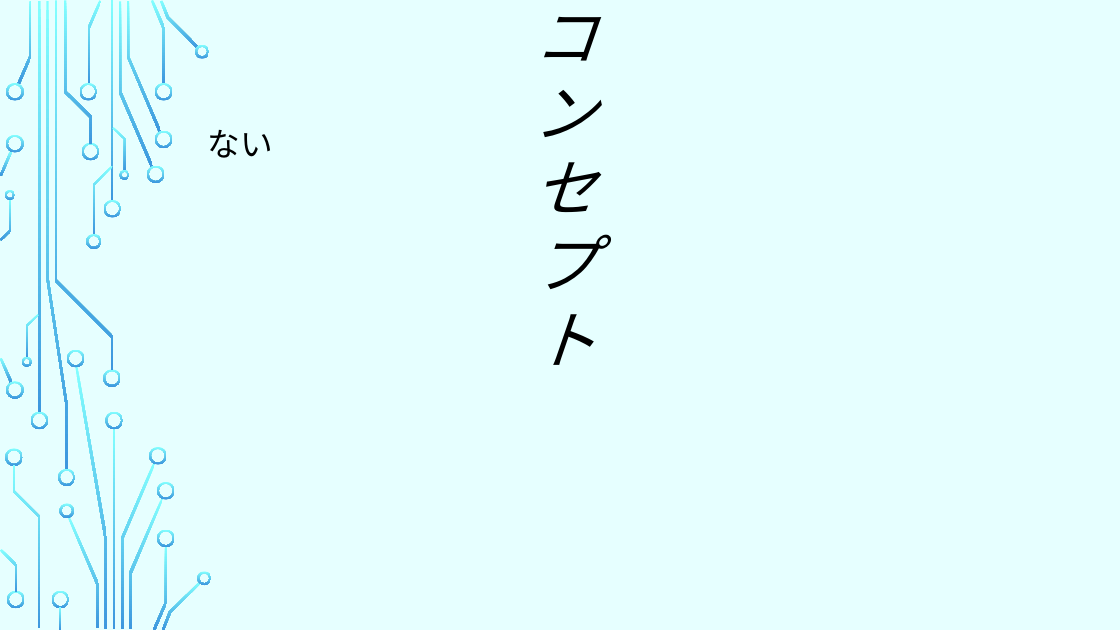
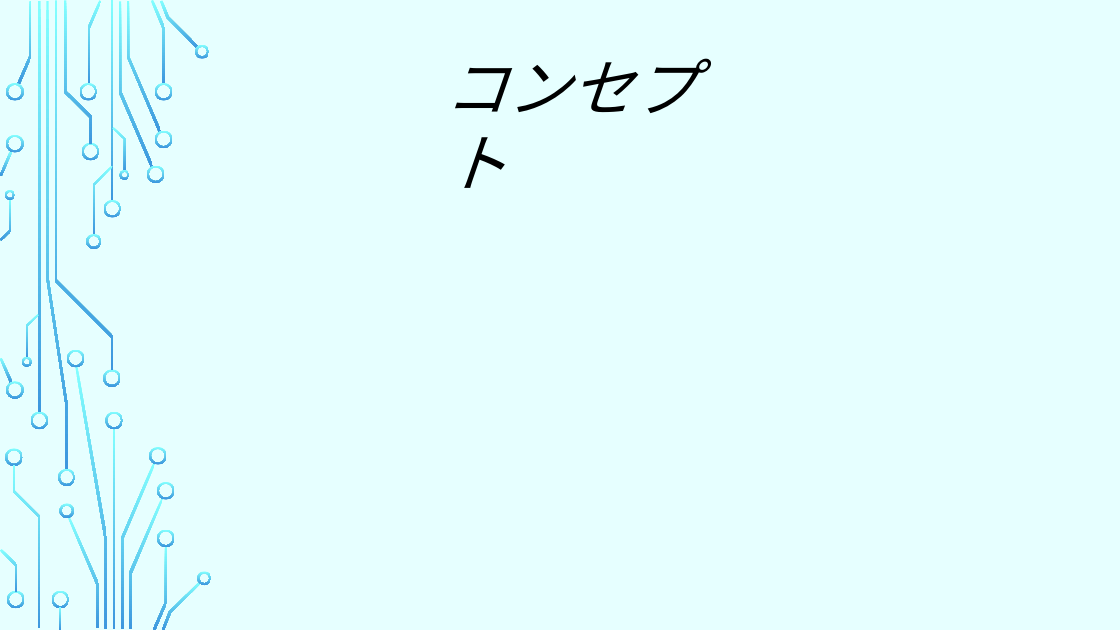
Before and after one commit to Tsubaki-mk5/potetomann, a slide deck: slide 2 of ゲームプレゼン.pptx. Drawn at 1120x630 pixels with LibreOffice and Linux fonts; fonts in the diff are those of the drawing; background and template pictures are left out. Boxes give left, top, right and bottom in pixels: in the first picture for what was removed or moved away, otherwise in the second. Text is boxed around its words. In the diff, an @@ line names an element or a change of style, - is before the commit and + after.

```diff
--- a/ゲームプレゼン.pptx
+++ b/ゲームプレゼン.pptx
@@ text "コンセプト" rewrapped from [533, 17, 596, 365] to [445, 62, 697, 188] @@
@@ text removed at [208, 130, 273, 158] @@
-ない
```
Also in this commit, not shown: 1 other slide changed, 4 other files.
